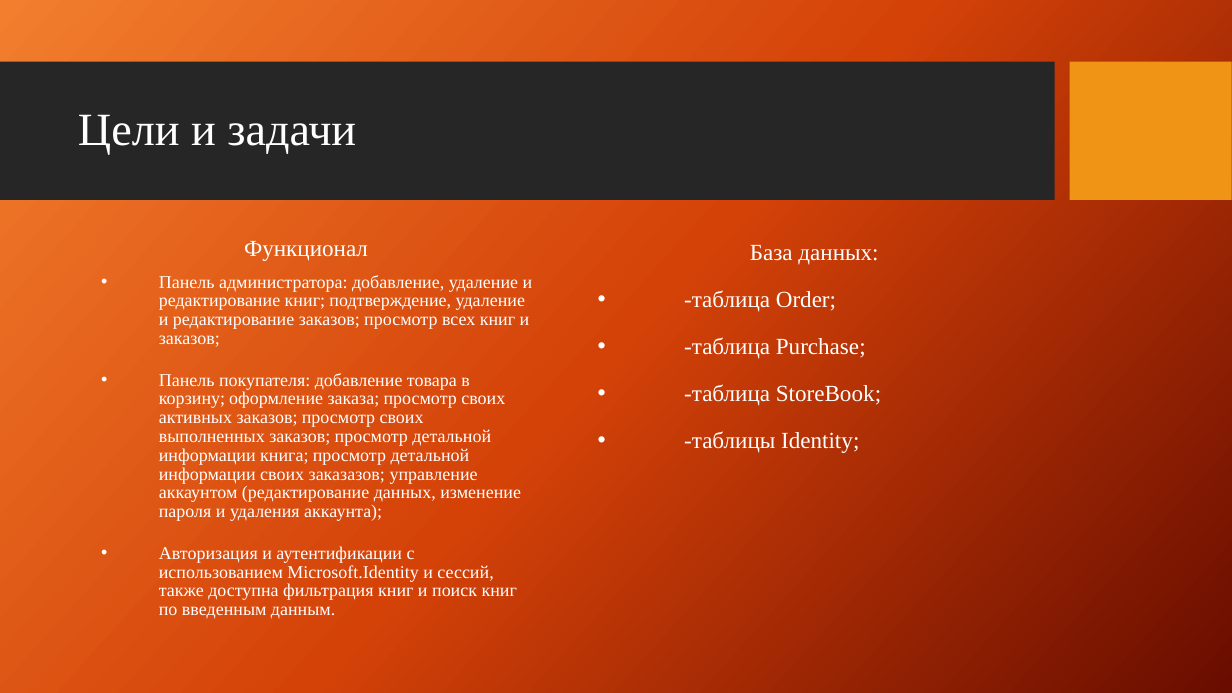
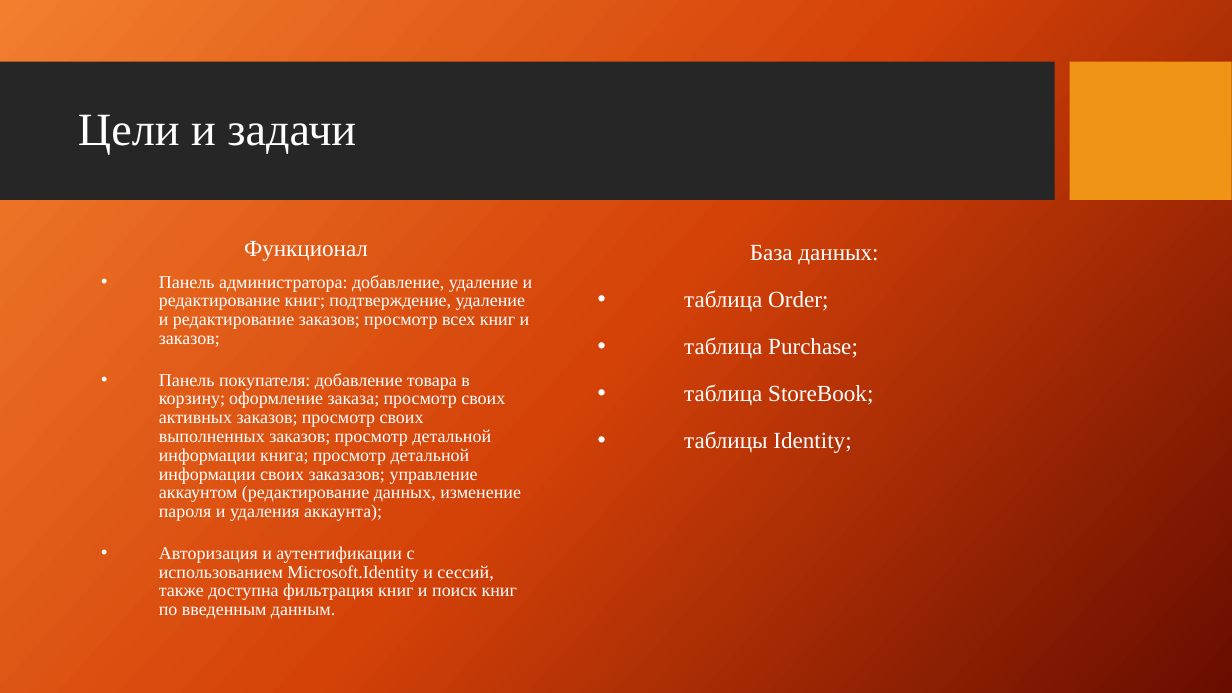
Before and after one commit to bogxan/Book_Land, a slide deck: slide 4 of BookShop(Documents)/Презентация.pptx. Drawn at 1232x693 pixels with LibreOffice and Linux fonts; fonts in the diff are those of the drawing; background and template pictures are left out. Boxes give left, top, right and bottom in pixels: in the first picture for what was removed or moved away, otherwise in the second. Text is boxed around its words. In the diff, an @@ line names an element or a change of style, - is before the commit and + after.

```diff
--- a/BookShop(Documents)/Презентация.pptx
+++ b/BookShop(Documents)/Презентация.pptx
@@ text at [684, 290, 873, 453]: text changed @@
-• -таблица Order;
-• -таблица Purchase;
-• -таблица StoreBook;
-• -таблицы Identity;
+• таблица Order;
+• таблица Purchase;
+• таблица StoreBook;
+• таблицы Identity;
```
Also in this commit, not shown: 57 other files.
